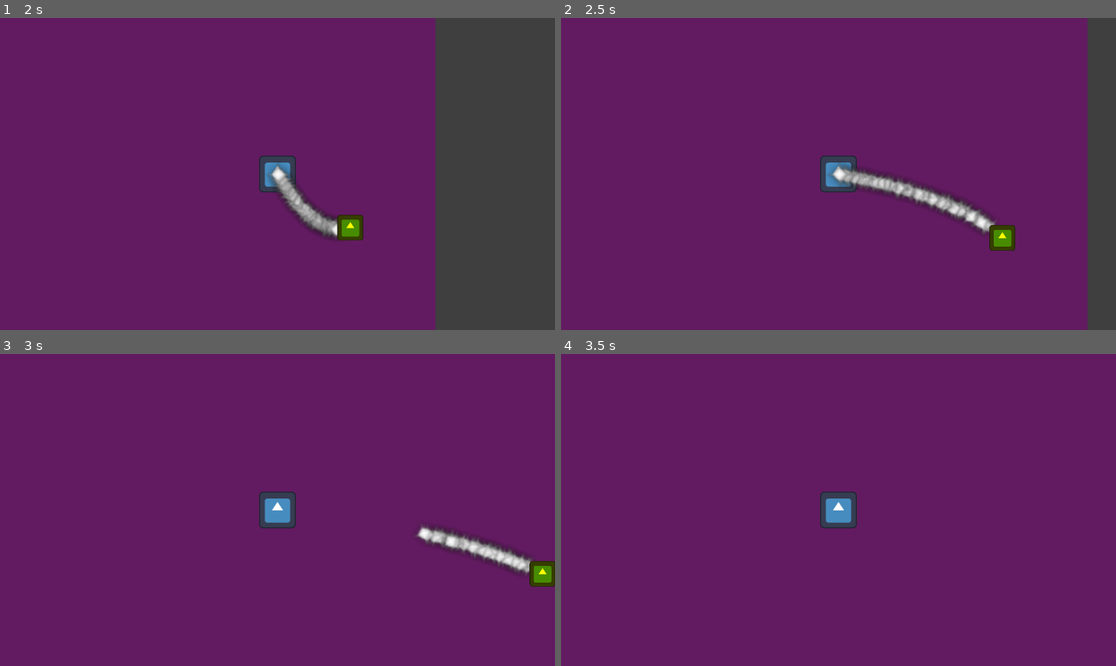
Above: before the commit, frames 1-4 (two rows, left to right).
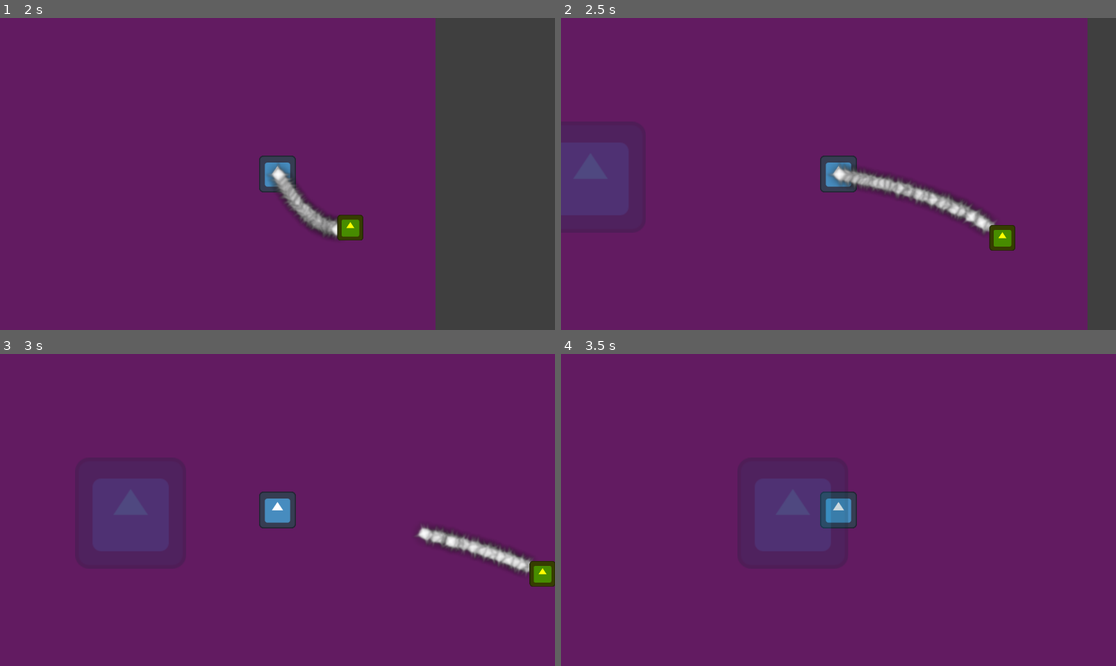
Above: after the commit, the same moments.

Repository: DeepRestGames/incremental-space-game
Game: Godot game, scene res://Scenes/Prototypes/Prototype_MainScene.tscn
Same seed, same stepped clock (60 frames per second), same inputs: the game is played once before the commit and once after it. The engine's default icon, where the game draws it, is replaced by a stand-in: a white triangle on a blue panel in a dark square.
Inputs (mouse positions are in pixels of both pictures, inside the frame that each line leads up to):
- Up to frame 1 (2 s): tap Enter at 0.5 s; move the mouse to (249, 236) at 0.52 s; hold E (interact) 0.53-1.28 s; hold W (move_up) from 0.53 s (still down); move the mouse to (444, 220) at 1.27 s; tap E (interact) at 1.35 s
- Up to frame 2 (2.5 s): move the mouse to (672, 127) at 2.02 s; release W (move_up) at 2.03 s; hold A (move_left) from 2.03 s (still down); hold E (interact) from 2.03 s (still down)
- Up to frame 3 (3 s): keep holding A (move_left); move the mouse to (305, 510) at 2.77 s; release E (interact) at 2.78 s; tap E (interact) at 2.85 s
- Up to frame 4 (3.5 s): keep holding A (move_left)

Frame 1 is identical in both runs. In frame 2, 0.3% of the frame differs, in the area x 2-9%, y 43-52%; in frame 3, 0.3%; in frame 4, 0.4%, in the area x 38-52%, y 43-56%.

Commit message:
[KOTH] CaptureArea, basic point increase

Diff:
--- /dev/null
+++ b/Scenes/Environment/CaptureArea.tscn
@@ -0,0 +1,20 @@
+[gd_scene load_steps=4 format=3 uid="uid://crrb27a44kdne"]
+
+[ext_resource type="Texture2D" uid="uid://d3w6yyyfejaxw" path="res://icon.svg" id="1_pyusg"]
+[ext_resource type="Script" uid="uid://bic62v3e6bgr4" path="res://Scripts/Environment/CaptureArea.gd" id="1_vpa3m"]
+
+[sub_resource type="RectangleShape2D" id="RectangleShape2D_svxod"]
+size = Vector2(120, 120)
+
+[node name="CaptureArea" type="Area2D"]
+modulate = Color(0, 1, 1, 0.196078)
+script = ExtResource("1_vpa3m")
+
+[node name="CollisionShape2D" type="CollisionShape2D" parent="."]
+shape = SubResource("RectangleShape2D_svxod")
+
+[node name="Sprite2D" type="Sprite2D" parent="."]
+texture = ExtResource("1_pyusg")
+
+[connection signal="body_entered" from="." to="." method="_on_body_entered"]
+[connection signal="body_exited" from="." to="." method="_on_body_exited"]
--- a/Scenes/Prototypes/Prototype_MainScene.tscn
+++ b/Scenes/Prototypes/Prototype_MainScene.tscn
@@ -1,10 +1,11 @@
-[gd_scene load_steps=6 format=3 uid="uid://bii40dmux8sxx"]
+[gd_scene load_steps=7 format=3 uid="uid://bii40dmux8sxx"]
 
 [ext_resource type="Texture2D" uid="uid://dck8ousv4t6ru" path="res://Assets/Sprites/WhiteSprites.png" id="1_brj1q"]
 [ext_resource type="PackedScene" uid="uid://bcvxlujlsdn7w" path="res://Scenes/Player/Player.tscn" id="2_wpc3r"]
 [ext_resource type="PackedScene" uid="uid://k5air2e7arh4" path="res://Scenes/Resources/BasePickup.tscn" id="3_wpc3r"]
 [ext_resource type="PackedScene" uid="uid://csht05sstrhwi" path="res://Scenes/HUB/DepositBox/DepositBox.tscn" id="4_x1isb"]
 [ext_resource type="PackedScene" uid="uid://ccmhp41okc8g0" path="res://Scenes/HUB/ExpeditionShip/ExpeditionShip.tscn" id="5_a3inl"]
+[ext_resource type="PackedScene" uid="uid://crrb27a44kdne" path="res://Scenes/Environment/CaptureArea.tscn" id="6_a3inl"]
 
 [node name="PrototypeMainScene" type="Node2D"]
 
@@ -50,3 +51,7 @@
 
 [node name="DepositBox" parent="." instance=ExtResource("4_x1isb")]
 position = Vector2(252, -829)
+
+[node name="CaptureArea" parent="." instance=ExtResource("6_a3inl")]
+position = Vector2(-1173, -1039)
+scale = Vector2(3, 3)
--- /dev/null
+++ b/Scripts/Environment/CaptureArea.gd
@@ -0,0 +1,17 @@
+extends Area2D
+
+
+func _on_body_entered(body: Node2D) -> void:
+	if body.is_in_group("Player"):
+
+		print("Player entered capture area")
+
+		EventBus.emit_signal("player_enter_capture_area")
+
+
+func _on_body_exited(body: Node2D) -> void:
+	if body.is_in_group("Player"):
+
+		print("Player exited capture area")
+
+		EventBus.emit_signal("player_exit_capture_area")
--- a/Scripts/GameManagers/EventBus.gd
+++ b/Scripts/GameManagers/EventBus.gd
@@ -24,3 +24,9 @@
 # Expedition
 @warning_ignore("unused_signal") signal expedition_started
 @warning_ignore("unused_signal") signal expedition_ended
+
+# Capture area
+@warning_ignore("unused_signal") signal player_enter_capture_area
+@warning_ignore("unused_signal") signal player_exit_capture_area
+
+@warning_ignore("unused_signal") signal update_HUD
--- /dev/null
+++ b/Scripts/GameManagers/KOTHGame.gd
@@ -0,0 +1,40 @@
+extends Node
+
+
+var current_points: int = 0
+var points_increment_value: int = 1
+var increment_points_active: bool = false
+var points_increment_cooldown: float = 1.0
+var points_increment_cooldown_counter: float
+
+
+
+func _ready() -> void:
+	reset_increment_points_cooldown_counter()
+
+	EventBus.connect("player_enter_capture_area", on_player_enter_capture_area)
+	EventBus.connect("player_exit_capture_area", on_player_exit_capture_area)
+
+
+func _process(delta: float) -> void:
+	if increment_points_active:
+		points_increment_cooldown_counter -= delta
+
+		if points_increment_cooldown_counter <= 0:
+			current_points += points_increment_value
+			reset_increment_points_cooldown_counter()
+
+			print("NEW POINT! CURRENT: " + str(current_points))
+
+
+func reset_increment_points_cooldown_counter() -> void:
+	points_increment_cooldown_counter = points_increment_cooldown
+
+
+func on_player_enter_capture_area() -> void:
+	increment_points_active = true
+
+
+func on_player_exit_capture_area() -> void:
+	increment_points_active = false
+	reset_increment_points_cooldown_counter()
